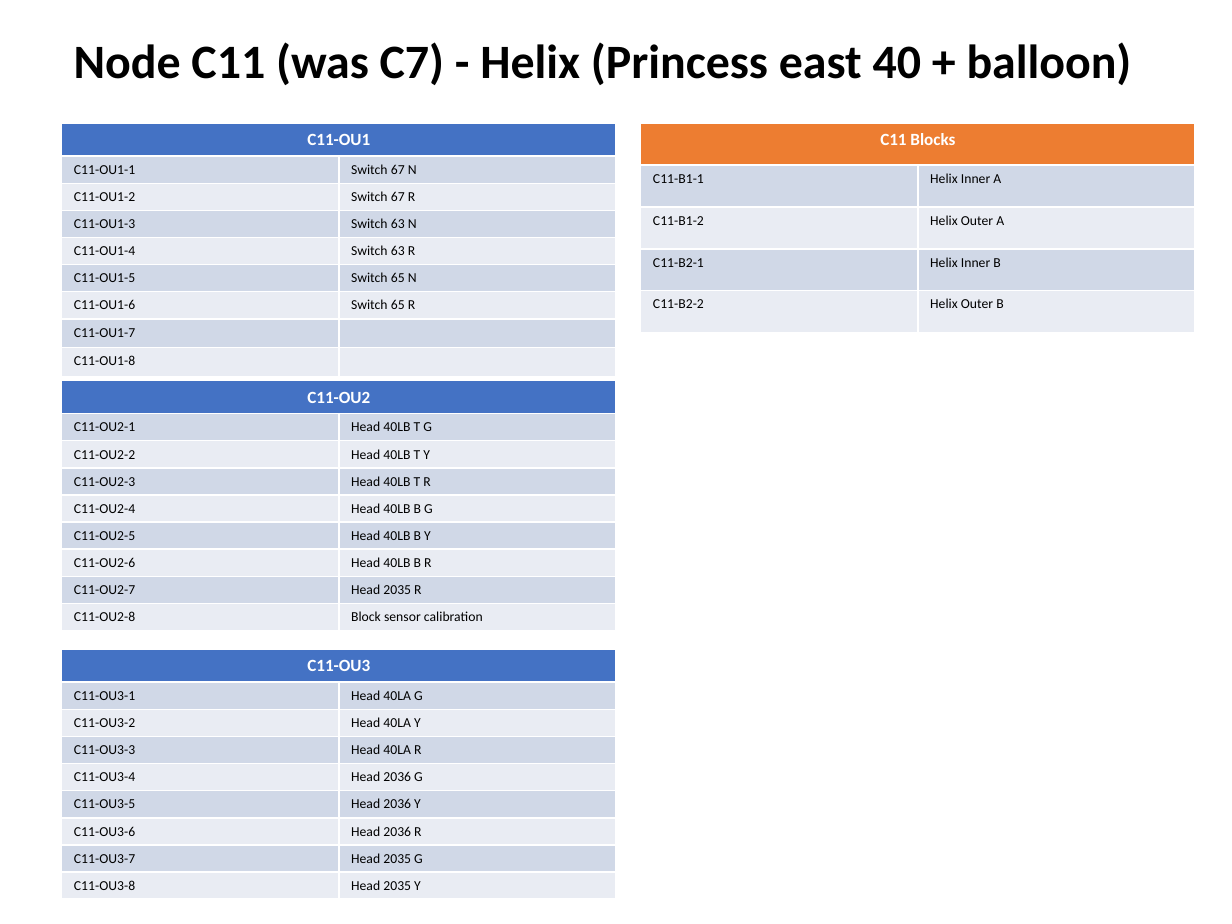
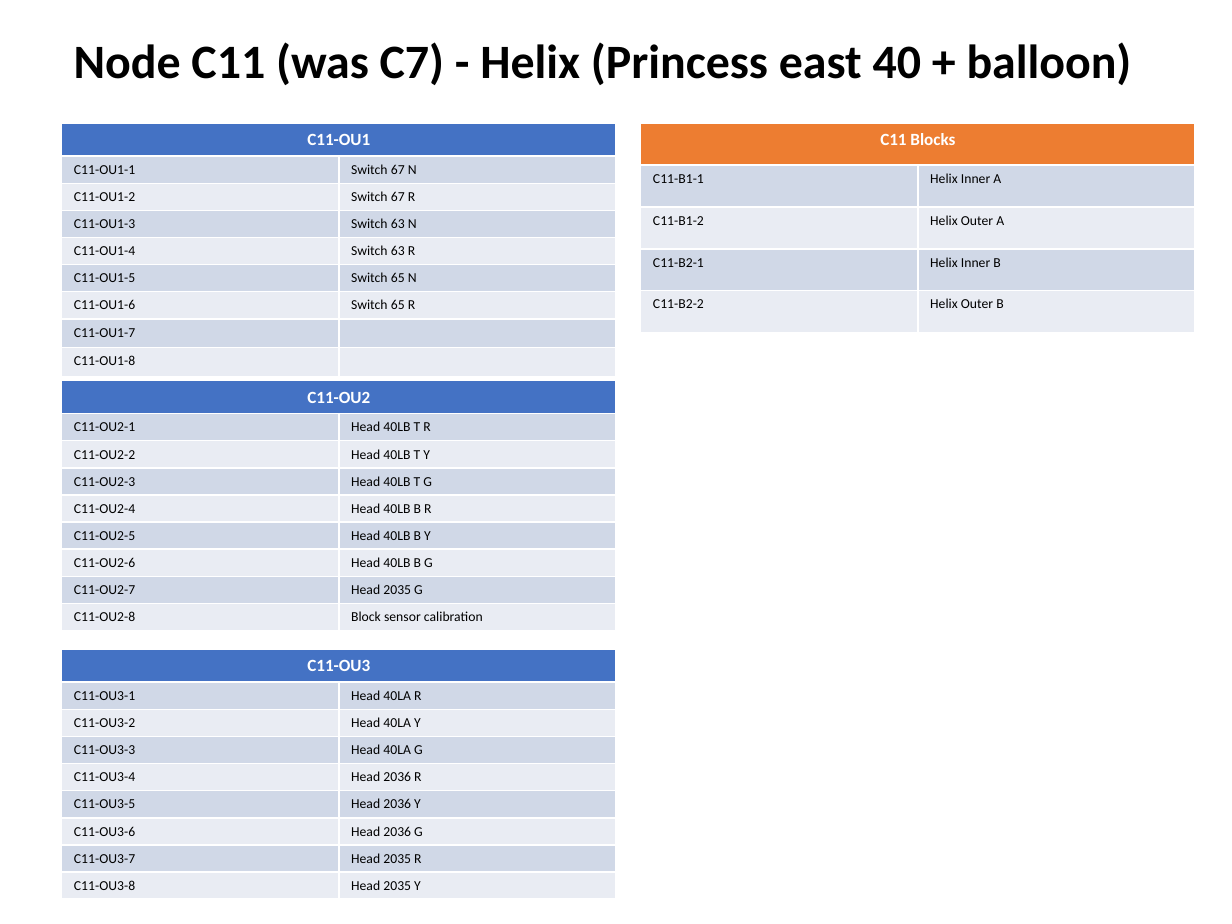
Before and after one commit to lnevo/hart, a slide deck: slide 7 of docs/wiring/Wiring_Schematic.pptx. Drawn at 1232x924 pixels with LibreOffice and Linux fonts; fonts in the diff are those of the drawing. Boxes give left, top, right and bottom in pixels: in the first picture for what was removed or moved away, otherwise in the second. Text is boxed around its words. In the diff, an @@ line names an element or a change of style, - is before the commit and + after.

```diff
--- a/docs/wiring/Wiring_Schematic.pptx
+++ b/docs/wiring/Wiring_Schematic.pptx
@@ table at [62, 381, 616, 625] @@
-row 2, column 2: Head 40LB T G
+row 2, column 2: Head 40LB T R
-row 4, column 2: Head 40LB T R
+row 4, column 2: Head 40LB T G
-row 5, column 2: Head 40LB B G
+row 5, column 2: Head 40LB B R
-row 7, column 2: Head 40LB B R
+row 7, column 2: Head 40LB B G
-row 8, column 2: Head 2035 R
+row 8, column 2: Head 2035 G
@@ table at [62, 649, 616, 894] @@
-row 2, column 2: Head 40LA G
+row 2, column 2: Head 40LA R
-row 4, column 2: Head 40LA R
+row 4, column 2: Head 40LA G
-row 5, column 2: Head 2036 G
+row 5, column 2: Head 2036 R
-row 7, column 2: Head 2036 R
+row 7, column 2: Head 2036 G
-row 8, column 2: Head 2035 G
+row 8, column 2: Head 2035 R
```
Also in this commit, not shown: 5 other slides changed, 15 other files.
